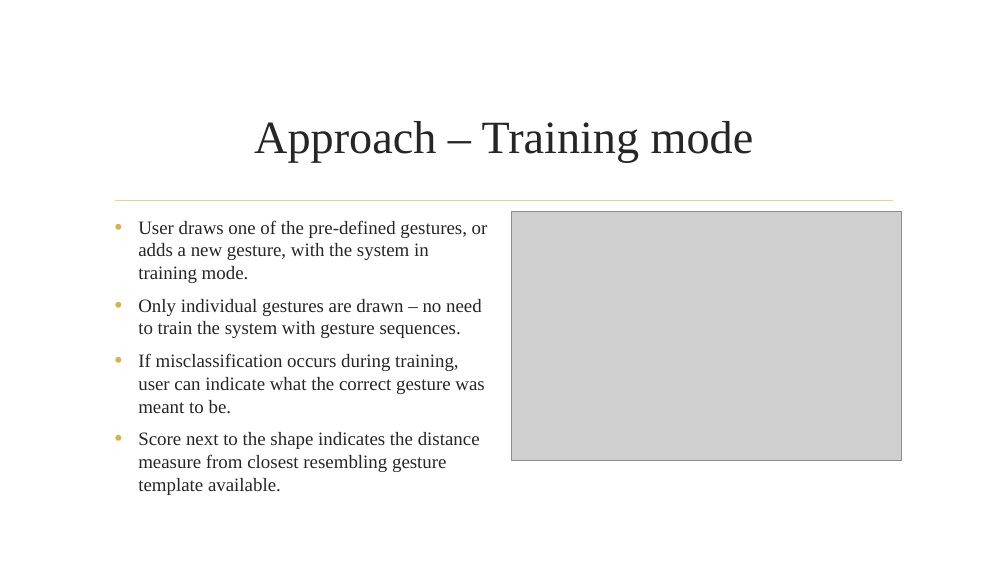
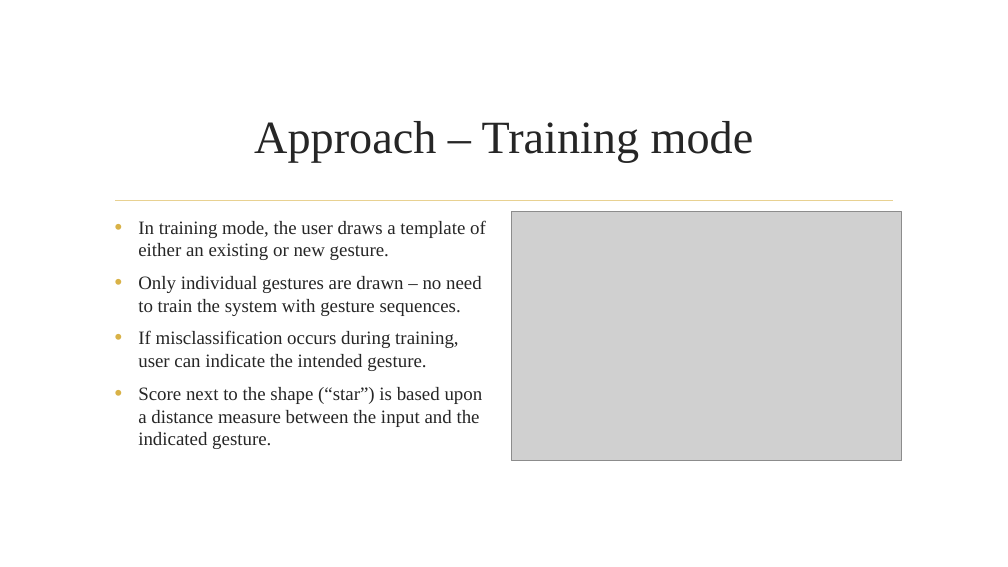
Before and after one commit to arv100kri/AI-Project-2, a slide deck: slide 5 of Final Presentation/Recognition of Unistroke Gesture Sequences.pptx. Drawn at 1008x567 pixels with LibreOffice and Linux fonts; fonts in the diff are those of the drawing; grey boxes stand for pictures; background and template pictures are left out. Boxes give left, top, right and bottom in pixels: in the first picture for what was removed or moved away, otherwise in the second. Text is boxed around its words. In the diff, an @@ line names an element or a change of style, - is before the commit and + after.

```diff
--- a/Final Presentation/Recognition of Unistroke Gesture Sequences.pptx
+++ b/Final Presentation/Recognition of Unistroke Gesture Sequences.pptx
@@ text at (138,220,486,260): text changed @@
-• User draws one of the pre-defined gestures, or adds a new gesture, with the system in training mode.
+• In training mode, the user draws a template of either an existing or new gesture.
@@ text at (138,330,483,449): text changed @@
-• If misclassification occurs during training, user can indicate what the correct gesture was meant to be.
-• Score next to the shape indicates the distance measure from closest resembling gesture template available.
+• If misclassification occurs during training, user can indicate the intended gesture.
+• Score next to the shape (“star”) is based upon a distance measure between the input and the indicated gesture.
```
Also in this commit, not shown: 5 other slides changed, 1 slide added, 31 other files.
